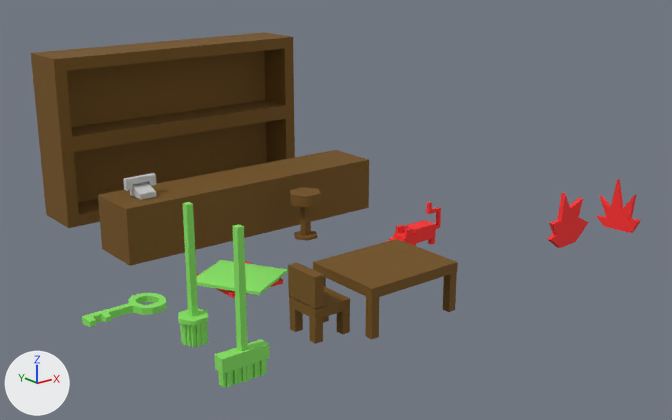
The FBX model Assets/ZoliAssets/kulcs.FBX: old version first, new version second.
The view is the same before and after, from a camera (50 mm lens) standing at (-13.02, -14.52, 8.45) and looking at (2.08, 4.35, 0.89). The axes (+X, +Y, +Z) are drawn at lower left. The lights are the same throughout. Where no turn or scale is listed for an object, it has been applied to the vertices.

The first picture shows 'asztal', 'barpult', 'barszek', 'barszekreny', 'felmoso', 'karton', 'kulcs', 'paca', 'patkany', 'sepru', 'szek', 'telefon', 'tuz'.
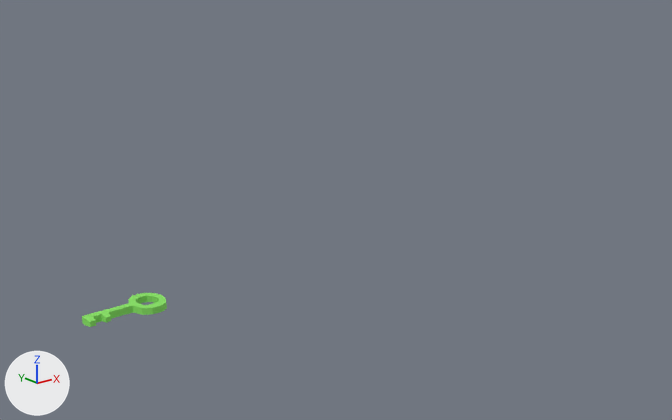
Pixel boxes [x1, y1, x2, y2] of what changed, in the pictures (672 x 420 px):
```json
{"object": "barszekreny", "change": "deleted", "before": [31, 32, 295, 228], "on screen": "brown"}
{"object": "barpult", "change": "deleted", "before": [98, 150, 369, 266], "on screen": "brown"}
{"object": "asztal", "change": "deleted", "before": [313, 239, 458, 340], "on screen": "brown"}
{"object": "sepru", "change": "deleted", "before": [214, 225, 270, 388], "on screen": "green"}
{"object": "szek", "change": "deleted", "before": [288, 263, 350, 344], "on screen": "brown"}
{"object": "tuz", "change": "deleted", "before": [547, 179, 641, 248], "on screen": "red"}
{"object": "felmoso", "change": "deleted", "before": [178, 202, 208, 347], "on screen": "green"}
{"object": "karton", "change": "deleted", "before": [196, 260, 288, 295], "on screen": "green"}
{"object": "barszek", "change": "deleted", "before": [290, 187, 321, 241], "on screen": "brown"}
{"object": "patkany", "change": "deleted", "before": [385, 202, 441, 246], "on screen": "red"}
{"object": "telefon", "change": "deleted", "before": [123, 173, 156, 200]}
{"object": "paca", "change": "deleted", "before": [197, 261, 283, 298]}
```

Edits to the scene script, one JSON object a line:
```json
{"op": "remove", "block": "ob_patkany", "code": ["ob_patkany = bpy.data.objects.new('patkany', me_mesh_012)", "ob_patkany.location = (3.45, 2.74, 0.0)"]}
{"op": "remove", "block": "ob_barszek", "code": ["ob_barszek = bpy.data.objects.new('barszek', me_mesh_002)", "ob_barszek.location = (1.66, 5.18, 0.0)"]}
{"op": "remove", "block": "ob_tuz", "code": ["ob_tuz = bpy.data.objects.new('tuz', me_mesh_011)", "ob_tuz.location = (6.78, 0.13, 0.0)"]}
{"op": "remove", "block": "ob_telefon", "code": ["ob_telefon = bpy.data.objects.new('telefon', me_mesh_003)", "ob_telefon.location = (-2.35, 6.87, 1.53)"]}
{"op": "remove", "block": "ob_karton", "code": ["ob_karton = bpy.data.objects.new('karton', me_mesh_007)", "ob_karton.location = (-1.72, 3.34, 0.0)"]}
{"op": "remove", "block": "ob_szek", "code": ["ob_szek = bpy.data.objects.new('szek', me_mesh_001)", "ob_szek.location = (-1.84, 0.03, 0.0)"]}
{"op": "remove", "block": "ob_asztal", "code": ["ob_asztal = bpy.data.objects.new('asztal', me_mesh)", "ob_asztal.location = (0.0, 0.0, 0.0)"]}
{"op": "remove", "block": "ob_paca", "code": ["ob_paca = bpy.data.objects.new('paca', me_mesh_006)", "ob_paca.location = (-1.59, 3.52, 0.0)"]}
{"op": "remove", "block": "ob_sepru", "code": ["ob_sepru = bpy.data.objects.new('sepru', me_mesh_010)", "ob_sepru.location = (-4.16, -0.53, -0.16)"]}
{"op": "remove", "block": "ob_felmoso", "code": ["ob_felmoso = bpy.data.objects.new('felmoso', me_mesh_009)", "ob_felmoso.location = (-4.16, 1.32, -0.03)"]}
{"op": "remove", "block": "ob_barpult", "code": ["ob_barpult = bpy.data.objects.new('barpult', me_mesh_004)", "ob_barpult.location = (0.79, 6.95, 0.0)"]}
{"op": "remove", "block": "ob_barszekreny", "code": ["ob_barszekreny = bpy.data.objects.new('barszekreny', me_mesh_005)", "ob_barszekreny.location = (0.79, 10.76, 0.02)"]}
```
